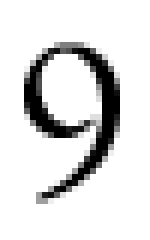
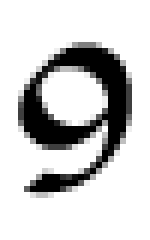
Two versions of the same layered image (w=150, h=240). Layer-by-layer changes:
painted on "9" over [18, 42, 132, 204]
